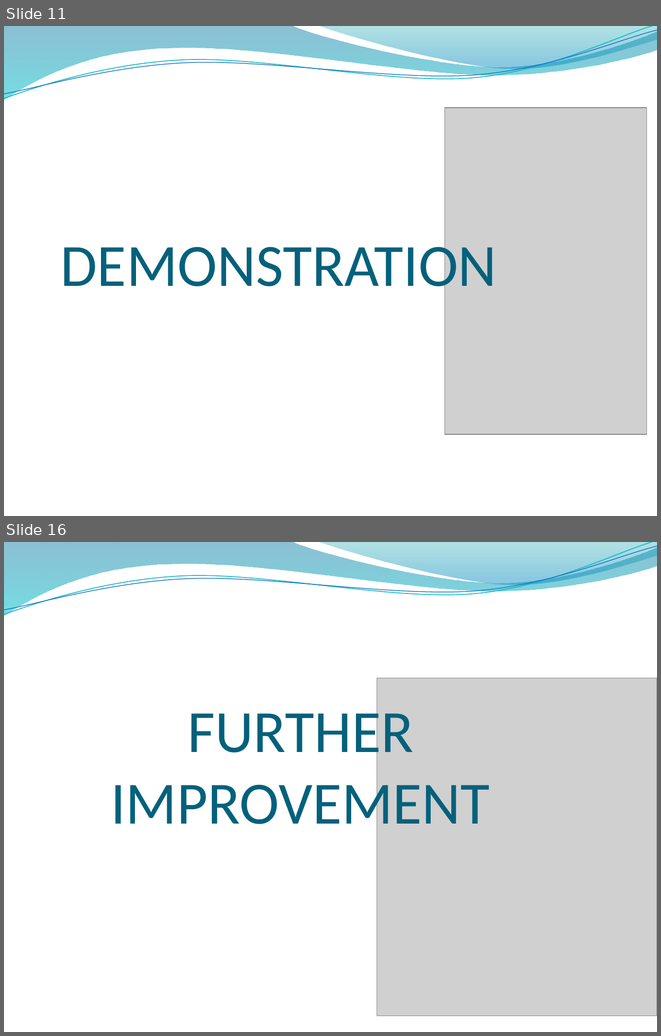
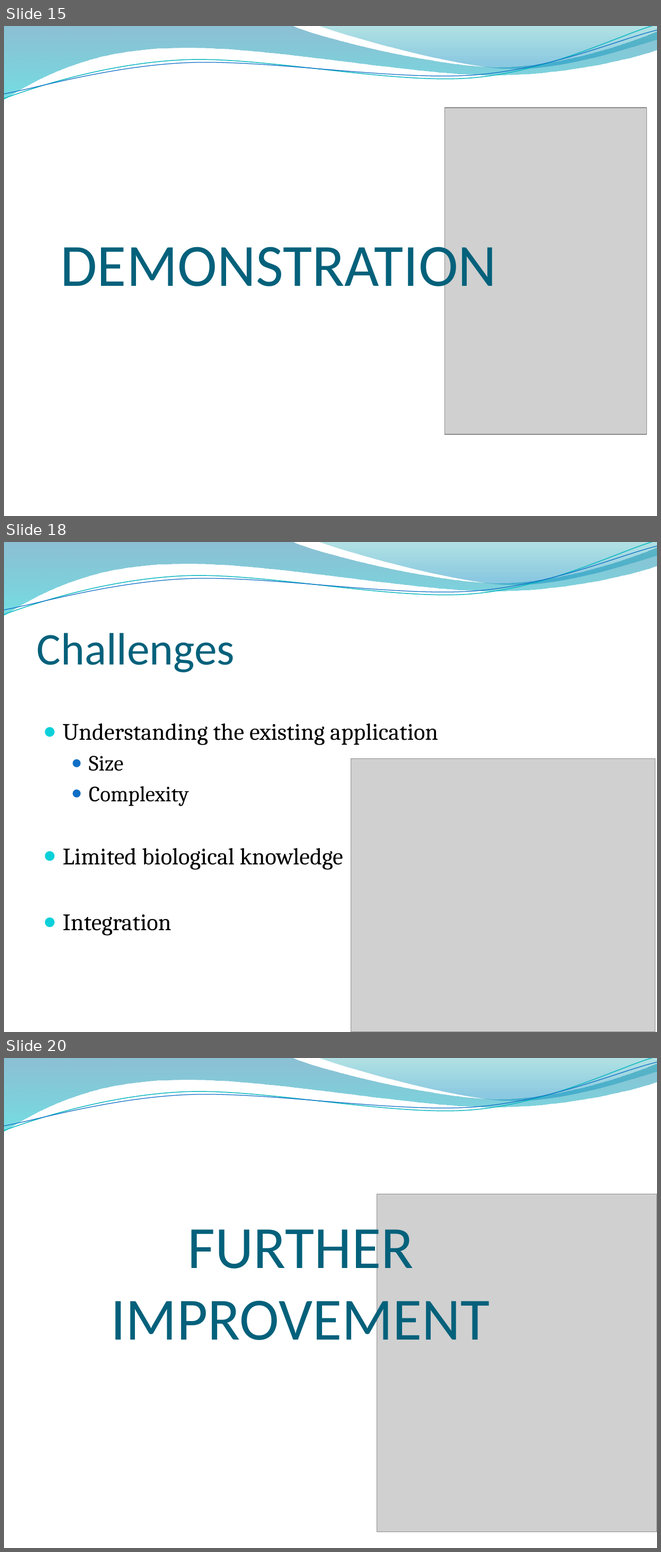
Before and after one commit to linn24/FYP, a slide deck: Documentation/FYP_Oral.pptx. Shown one above the other, each under a label of ours: slides 11 and 16 before the commit, slides 15, 18 and 20 after it; the slides between them are not shown. The pictures are 661x1036 and 661x1552 pixels, drawn with LibreOffice and Linux fonts; fonts in the diff are those of the drawing; grey boxes stand for pictures; background and template pictures are left out. Boxes give left, top, right and bottom in pixels: in the first picture for what was removed or moved away, otherwise in the second. Text is boxed around its words. In the diff, an @@ line names an element or a change of style, - is before the commit and + after.

Commit message:
added more contents
background info @2-3, how this contributes to related research area @8,
details of work @10-13, challenge @18, future improvement @21-22

```diff
--- a/Documentation/FYP_Oral.pptx
+++ b/Documentation/FYP_Oral.pptx
@@ slide 18 added at bbox=[4, 542, 657, 1032], background picture (left out); not listed: 4 template elements that a slide beside it also shows @@
@@ title added at bbox=[37, 633, 235, 672], 50 pt, text #04617B @@
+Challenges
@@ text added at bbox=[63, 723, 438, 935], 26 pt, text #000000 @@
+● Understanding the existing application
+  ● Size
+  ● Complexity
+● Limited biological knowledge
+● Integration
@@ picture added at bbox=[351, 759, 655, 1032] @@
@@ what was slide 11 is now slide 15 @@
@@ what was slide 16 is now slide 20 @@
```
Also in this commit, not shown: 11 slides changed, 4 other slides added, 1 slide removed.
